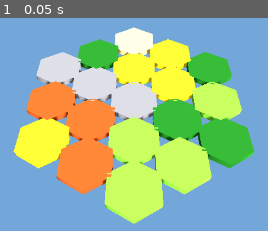
Above: before the commit, frame 1.
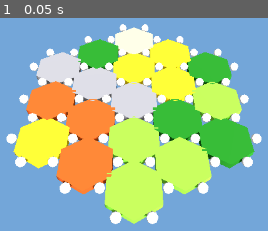
Above: after the commit, the same moment.

Repository: jfernan6/hex-settlers
Game: Godot game, scene res://scenes/main.tscn
Same seed, same stepped clock (60 frames per second), same inputs: the game is played once before the commit and once after it.
Inputs:
- Up to frame 1 (0.05 s): no input

The runs differ from the first frame. In frame 1, 7.3% of the frame differs, in the area x 2-98%, y 2-97%.

Commit message:
[Phase 3] Vertex slots — 54 clickable settlement positions on board
- HexVertices: computes all 54 unique vertex positions (flat-top hex corners)
- VertexSlot: Area3D with hover highlight (yellow) and click-to-place signal
- main.gd: creates 54 vertex slots, connects slot_clicked -> place red settlement
- Fixed float deduplication bug: use roundi(x*1000) instead of %.2f snap
- Fixed class_name registry issue: all cross-script refs now use preload()
  (class_name global registry only works when editor builds the cache;
   preload() is required for reliable command-line / debug-loop runs)

Co-Authored-By: Claude Sonnet 4.6 (1M context) <noreply@anthropic.com>

Diff:
--- a/scripts/board/board_generator.gd
+++ b/scripts/board/board_generator.gd
@@ -1,6 +1,8 @@
 class_name BoardGenerator
 
 ## Generates the 19-tile Catan board with randomized terrain and number tokens.
+
+const HexGrid = preload("res://scripts/board/hex_grid.gd")
 
 enum TerrainType {
 	FOREST,    # Lumber
--- /dev/null
+++ b/scripts/board/hex_vertices.gd
@@ -0,0 +1,34 @@
+class_name HexVertices
+
+## Computes all unique vertex positions for the hex board.
+
+const HexGrid = preload("res://scripts/board/hex_grid.gd")
+## A standard 19-tile Catan board has exactly 54 unique vertices.
+## Vertices are the corners where up to 3 tiles meet — where settlements go.
+
+# Vertices sit just above the tile surface (tile height = 0.25, top = 0.125)
+const SLOT_HEIGHT: float = 0.15
+
+## Returns all unique vertex world positions for the board.
+static func get_all_positions(board_positions: Array[Vector2i]) -> Array[Vector3]:
+	var hex_size: float = HexGrid.HEX_SIZE
+	print("[HEXVERTICES] Using HEX_SIZE = %.4f  SLOT_HEIGHT = %.4f" % [hex_size, SLOT_HEIGHT])
+
+	var seen: Dictionary = {}
+	var vertices: Array[Vector3] = []
+
+	for axial in board_positions:
+		var center := HexGrid.axial_to_world(axial.x, axial.y)
+		for i in range(6):
+			var angle := deg_to_rad(i * 60.0)
+			var vx := center.x + cos(angle) * hex_size
+			var vz := center.z + sin(angle) * hex_size
+			# Use integer snap at 3dp — avoids float rounding mismatches at shared corners
+			var key := "%d,%d" % [roundi(vx * 1000.0), roundi(vz * 1000.0)]
+			if key not in seen:
+				seen[key] = true
+				vertices.append(Vector3(vx, SLOT_HEIGHT, vz))
+
+	var status := "OK" if vertices.size() == 54 else "ERROR — expected 54 (got %d)" % vertices.size()
+	print("[HEXVERTICES] Unique vertices: %d  [%s]" % [vertices.size(), status])
+	return vertices
--- /dev/null
+++ b/scripts/board/vertex_slot.gd
@@ -0,0 +1,74 @@
+class_name VertexSlot
+extends Area3D
+
+## A clickable vertex slot on the board.
+## Shows as a small white sphere. Highlights yellow on hover.
+## Emits slot_clicked when the player clicks it.
+
+signal slot_clicked(slot)
+
+var is_occupied: bool = false
+
+var _mat: StandardMaterial3D
+var _mesh_instance: MeshInstance3D
+
+
+func _ready() -> void:
+	input_ray_pickable = true
+	_build_visuals()
+	_build_collision()
+	connect("input_event", _on_input_event)
+	connect("mouse_entered", _on_hover_start)
+	connect("mouse_exited", _on_hover_end)
+
+
+# --- Build ---
+
+func _build_visuals() -> void:
+	_mesh_instance = MeshInstance3D.new()
+	var sphere := SphereMesh.new()
+	sphere.radius = 0.18
+	sphere.height = 0.36
+	sphere.radial_segments = 8
+	sphere.rings = 4
+	_mesh_instance.mesh = sphere
+
+	_mat = StandardMaterial3D.new()
+	_mat.albedo_color = Color(0.95, 0.95, 0.95)
+	_mat.roughness = 0.5
+	_mesh_instance.material_override = _mat
+	add_child(_mesh_instance)
+
+
+func _build_collision() -> void:
+	var col := CollisionShape3D.new()
+	var shape := SphereShape3D.new()
+	shape.radius = 0.32
+	col.shape = shape
+	add_child(col)
+
+
+# --- Interaction ---
+
+func _on_input_event(_camera: Camera3D, event: InputEvent, _pos: Vector3, _normal: Vector3, _shape_idx: int) -> void:
+	if event is InputEventMouseButton and event.pressed and event.button_index == MOUSE_BUTTON_LEFT:
+		if not is_occupied:
+			slot_clicked.emit(self)
+
+
+func _on_hover_start() -> void:
+	if not is_occupied:
+		_mat.albedo_color = Color(1.0, 0.95, 0.2)  # yellow highlight
+
+
+func _on_hover_end() -> void:
+	if not is_occupied:
+		_mat.albedo_color = Color(0.95, 0.95, 0.95)
+
+
+## Called when a player places a settlement here.
+func occupy(player_color: Color) -> void:
+	is_occupied = true
+	_mat.albedo_color = player_color
+	_mesh_instance.scale = Vector3(1.8, 2.2, 1.8)  # taller = settlement shape
+	print("[VERTEX] Settlement placed at world pos %s" % position)
--- a/scripts/game/main.gd
+++ b/scripts/game/main.gd
@@ -1,12 +1,20 @@
 extends Node3D
 
+# Preload all scripts — class_name global registry only works in editor mode,
+# so command-line / debug runs require explicit preload() for cross-script references.
+const BoardGenerator = preload("res://scripts/board/board_generator.gd")
+const HexGrid        = preload("res://scripts/board/hex_grid.gd")
+const HexVertices    = preload("res://scripts/board/hex_vertices.gd")
+const VertexSlot     = preload("res://scripts/board/vertex_slot.gd")
+
 func _ready() -> void:
-	print("=== [INIT] Hex Settlers starting ===")
+	print("=== [INIT] Hex Settlers — Phase 3 starting ===")
 	_setup_environment()
 	_setup_lighting()
 	_setup_camera()
 	_generate_board()
-	print("=== [DONE] Scene ready ===")
+	_create_vertex_slots()
+	print("=== [DONE] Scene ready — total children: %d ===" % get_child_count())
 
 	# Debug mode: pass `-- --debug-screenshot` on the command line to auto-screenshot and quit
 	if "--debug-screenshot" in OS.get_cmdline_user_args():
@@ -66,4 +74,22 @@
 	print("[BOARD] Starting board generation...")
 	var generator := BoardGenerator.new()
 	generator.generate(self)
-	print("[BOARD] Children in scene: %d" % get_child_count())
+	print("[BOARD] Tiles spawned. Scene children: %d" % get_child_count())
+
+
+func _create_vertex_slots() -> void:
+	print("[VERTEX] Creating vertex slots...")
+	var positions := HexVertices.get_all_positions(HexGrid.get_board_positions())
+	for pos in positions:
+		var slot := VertexSlot.new()
+		slot.position = pos
+		slot.slot_clicked.connect(_on_vertex_slot_clicked)
+		add_child(slot)
+	print("[VERTEX] %d vertex slots added. Scene children: %d" % [positions.size(), get_child_count()])
+
+
+# --- Player interaction ---
+
+func _on_vertex_slot_clicked(slot) -> void:
+	slot.occupy(Color(0.85, 0.12, 0.12))  # Player 1 = red for now
+	print("[GAME] Settlement placed → total children: %d" % get_child_count())
